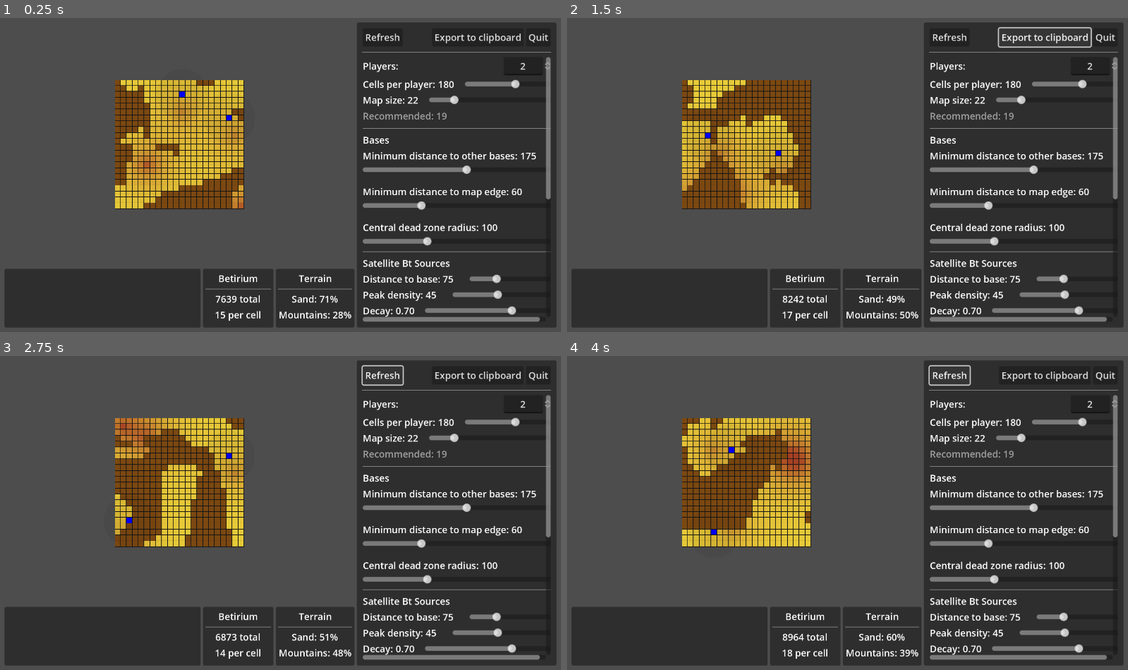
Above: before the commit, frames 1-4 (two rows, left to right).
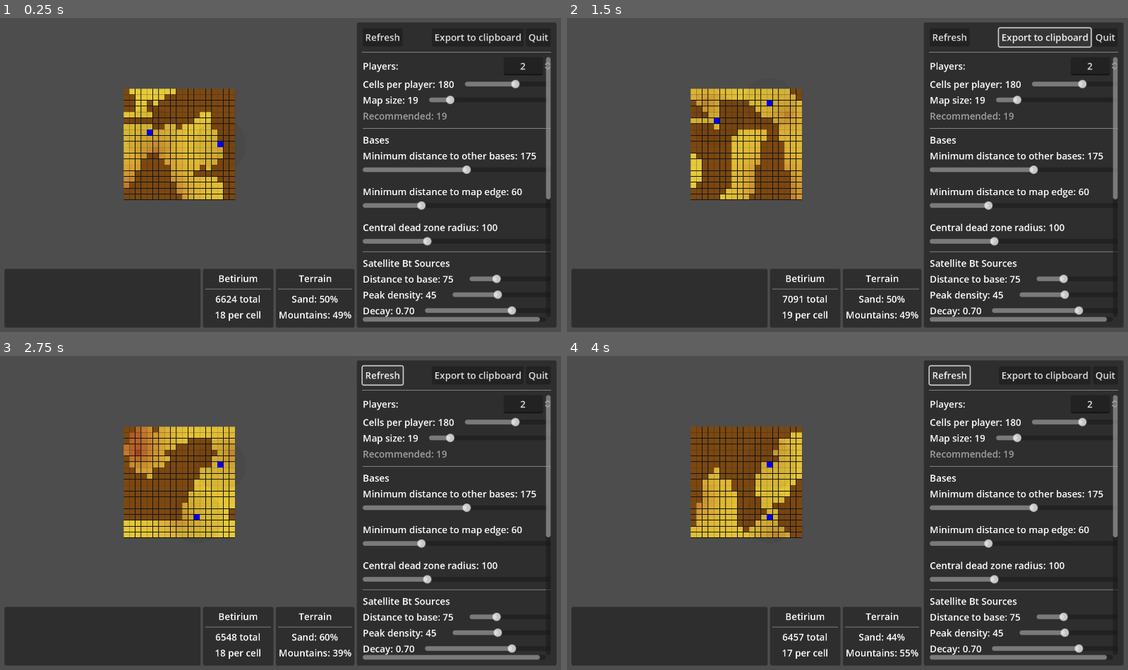
Above: after the commit, the same moments.

Repository: wadcom/kisarra-mapgen
Game: Godot game, scene res://main.tscn
The game is run twice, just before and just after one commit, with the same random seed, the same clock (stepped at 60 frames per second) and the same inputs.
Inputs:
- Up to frame 1 (0.25 s): no input
- Up to frame 2 (1.5 s): click "Refresh" at 0.5 s; click "Export to clipboard" at 1.25 s
- Up to frame 3 (2.75 s): click "Refresh" at 2 s
- Up to frame 4 (4 s): click "Export to clipboard" at 2.75 s; click "Refresh" at 3.5 s

The runs differ from the first frame. In frame 1, 8.0% of the frame differs, in the area x 20-82%, y 19-96%; in frame 2, 8.0%; in frame 3, 7.9%; in frame 4, 8.1%.

Commit message:
Set map to recommended size on load

Diff:
--- a/side_panel/side_panel.gd
+++ b/side_panel/side_panel.gd
@@ -16,7 +16,7 @@
 		satellite_sources = { decay = 0.7, distance_to_base = 75, peak_density = 45 },
 	},
 	cells_per_player = 180,
-	map_size = 22,
+	map_size = "updated automatically",
 	mountains = {
 		height_threshold = 0.0,
 		octaves = [
@@ -30,6 +30,8 @@
 
 
 func _ready():
+	_params.map_size = _calculate_recommended_map_size()
+
 	%CellsPerPlayer.value = _params.cells_per_player
 	%MapSize.value = _params.map_size
 	%PlayersQuantity.value = _params.players_qty
@@ -79,7 +81,7 @@
 	%CellsPerPlayerLabel.text = str(_params.cells_per_player)
 	%MapSizeLabel.text = str(_params.map_size)
 
-	%RecommendedMapSizeLabel.text = str(ceil(sqrt(_params.players_qty * _params.cells_per_player)))
+	%RecommendedMapSizeLabel.text = str(_calculate_recommended_map_size())
 
 
 func _on_refresh_button_pressed():
@@ -93,3 +95,7 @@
 func _on_mountains_settings_height_threshold_updated(height_threshold):
 	_params.mountains.height_threshold = height_threshold
 	height_threshold_changed.emit(_params)
+
+
+func _calculate_recommended_map_size():
+	return ceil(sqrt(_params.players_qty * _params.cells_per_player))
